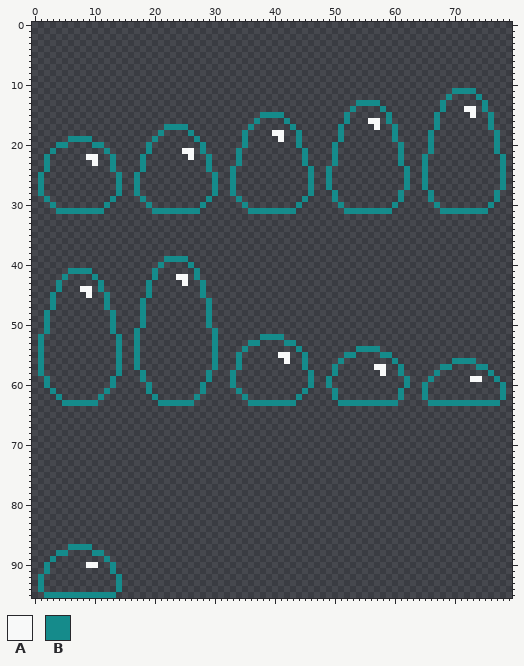
A sprite sheet gets an edit: player.png. This is how it looked before the edit.
The file is 80x96 pixels.
Palette (. is transparent): A #f8f9f9  B #158b8b
Pixels before (only the part around the change), first column x 12:
83 ................................................................
84 ................................................................
85 ................................................................
86 ................................................................
87 ................................................................
88 ................................................................
89 B...............................................................
90 .B..............................................................
91 .B..............................................................
92 ..B.............................................................
93 ..B.............................................................
94 ..B.............................................................
95 BB..............................................................
The result:
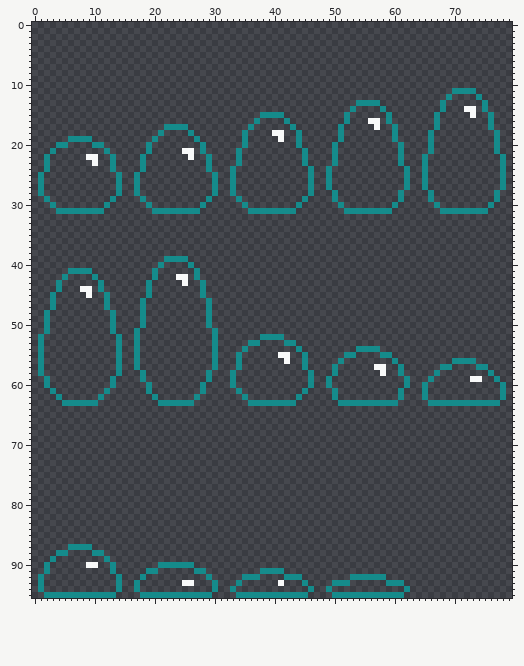
The exact change:
y 90: x 21..26 ...... -> BBBBBB
y 91: x 19..20 .. -> BB; x 27..28 .. -> BB; x 38..41 .... -> BBBB
y 92: x 18 . -> B; x 29 . -> B; x 35..37 ... -> BBB; x 42..44 ... -> BBB; x 53..58 ...... -> BBBBBB
y 93: x 17 . -> B; x 25..26 .. -> AA; x 30 . -> B; x 34 . -> B; x 41 . -> A; x 45 . -> B; x 50..52 ... -> BBB; x 59..61 ... -> BBB
y 94: x 17 . -> B; x 30 . -> B; x 33 . -> B; x 46 . -> B; x 49 . -> B; x 62 . -> B
y 95: x 18..29 ............ -> BBBBBBBBBBBB; x 34..45 ............ -> BBBBBBBBBBBB; x 50..61 ............ -> BBBBBBBBBBBB
Pixel boxes of the changes (left, top, right, bottom) in both pictures:
added: (134, 562, 410, 598)
